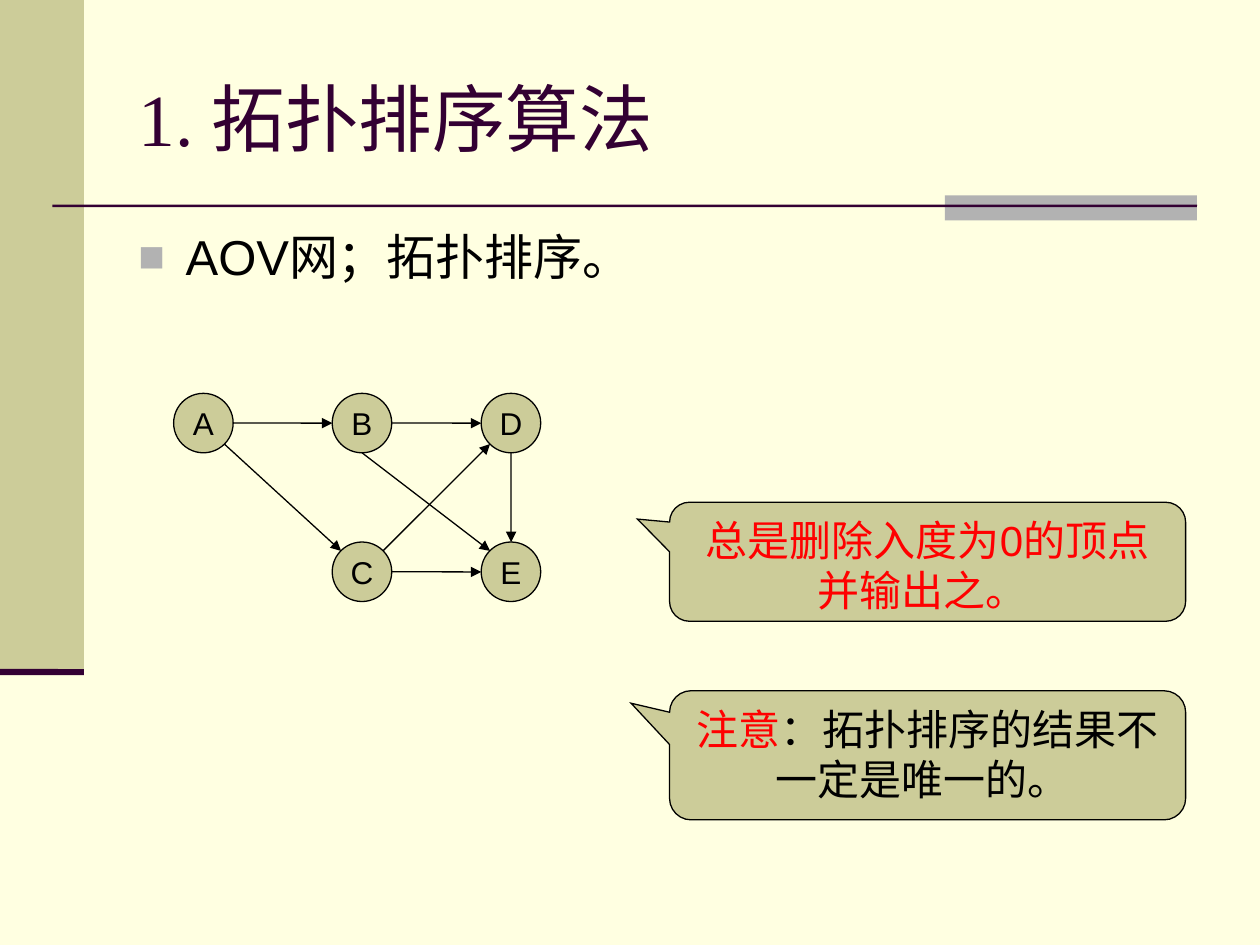
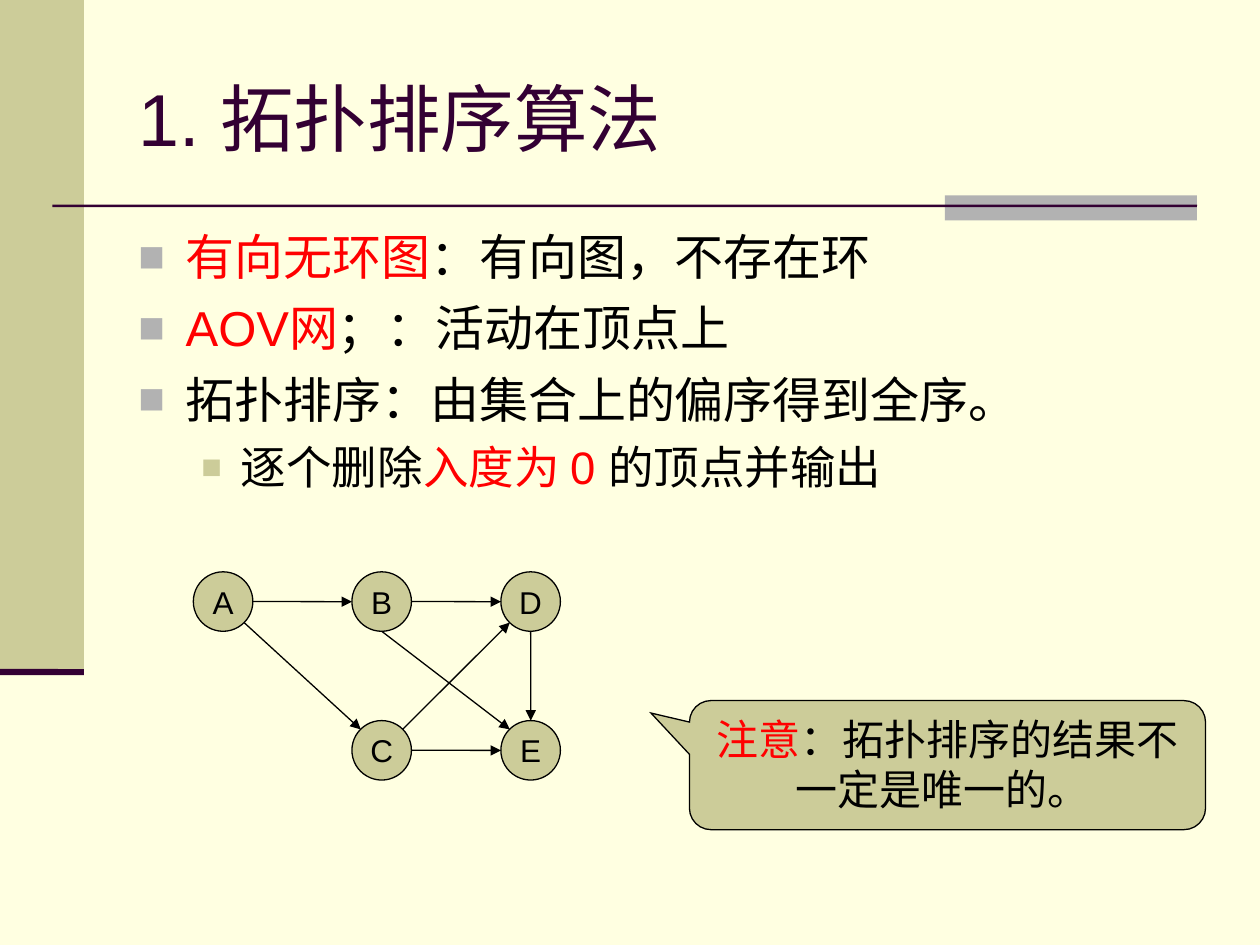
Before and after one commit to zhuangbo/ds-cpp, a slide deck: slide 3 of slides/PPT/ds7.5.ppt. Drawn at 1260x945 pixels with LibreOffice and Linux fonts; fonts in the diff are those of the drawing. Boxes give left, top, right and bottom in pixels: in the first picture for what was removed or moved away, otherwise in the second. Text is boxed around its words. In the diff, an @@ line names an element or a change of style, - is before the commit and + after.

Commit message:
Update slides of ch07

```diff
--- a/slides/PPT/ds7.5.ppt
+++ b/slides/PPT/ds7.5.ppt
@@ title "1. 拓扑排序算法" at <box>138,84,661,152</box>: font Times New Roman to Arial @@
@@ text at <box>186,234,1018,488</box>: text changed @@
-■ AOV网；拓扑排序。
+■ 有向无环图：有向图，不存在环
+■ AOV网；：活动在顶点上
+■ 拓扑排序：由集合上的偏序得到全序。
+  ■ 逐个删除入度为 0 的顶点并输出
@@ rounded speech box removed at <box>669,503,1186,621</box> @@
-总是删除入度为0的顶点并输出之。
@@ 5 ellipses, 5 arrows: place and size @@
-5 ellipses, 5 arrows at <box>174,393,541,601</box>
+5 ellipses, 5 arrows at <box>193,572,561,780</box>
@@ arrow moved from (392, 572) - (481, 572) to (412, 601) - (501, 602) @@
@@ rounded speech box "注意：拓扑排序的结果不一定是唯一的。": place and size @@
-rounded speech box "注意：拓扑排序的结果不一定是唯一的。" at <box>669,690,1186,819</box>
+rounded speech box "注意：拓扑排序的结果不一定是唯一的。" at <box>689,701,1206,829</box>
@@ arrow moved from (392, 423) - (481, 423) to (412, 750) - (501, 751) @@
```
Also in this commit, not shown: 9 other slides changed, 4 other files.
